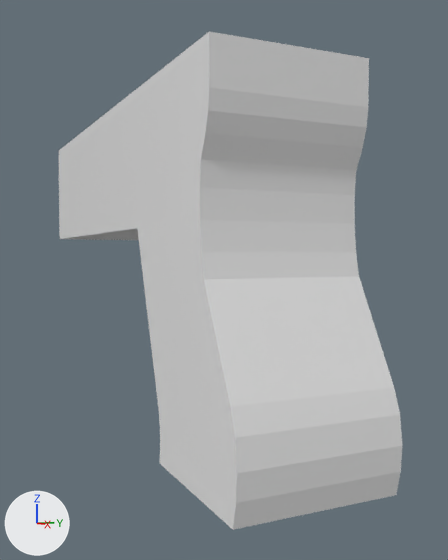
The Blender file Assets/Blender projects/Pistol.blend: old version first, new version second.
Both versions are drawn from a 50 mm lens placed at (9.04, -6.17, 4.54), pointed at (-6.6, 1.26, 3.82). The axes (+X, +Y, +Z) are drawn at lower left. The lights are the same throughout.
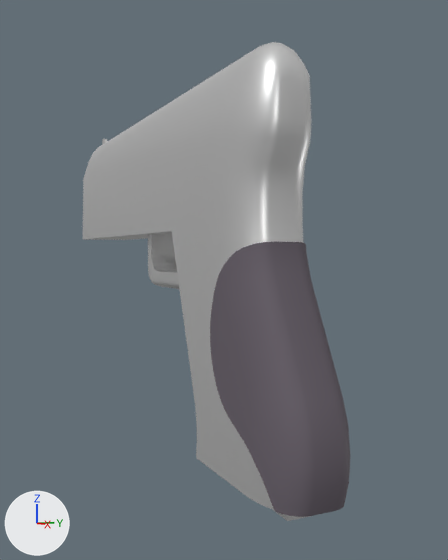
Commit message: Pistol verder bewerkt

Pixel boxes (x1, y1, x2, y2) of what changed, in the pictures (448 x 560 px):
'Cube', surface changed, reshaped (22% narrower)
    before: (59, 31, 403, 530)
    after: (83, 42, 350, 521)
part 1 of me_cube, added
    after: (272, 509, 310, 521)
part 2 of me_cube, rebuilt (22% narrower)
    before: (59, 31, 403, 530)
    after: (83, 42, 350, 517)
part 3 of me_cube, rebuilt (not visible before)
    after: (148, 234, 179, 289)

The edits, one by one:
In material 'Material' (mat_material), metallic goes from 0.0 to 0.816.
Material 'Barrel' (mat_barrel) is new.
Its base color is (0.0237, 0.0237, 0.0237) (black #2b2b2b).
Its specular ior level is 0.0.
Material 'Grip' (mat_grip) is new.
Its base color is (0.142, 0.122, 0.147) (dark grey #69626b).
Its specular ior level is 0.078.
me_cube is used by ob_cube; location (0.0, 0.0, 0.0).
me_cube had 54 vertices, 31 faces and spanned x -14.69..0.15, y -1.72..1.72, z 0.0..8.39.
me_cube now has 862 vertices, 679 faces and spans x -14.69..0.25, y -0.89..0.89, z -0.38..8.94.
me_cube part 1: a new loose piece, a box spanning x -3.42..-0.64, y -0.28..0.28, z -0.38..0.38, in mat_material (white #e7e7e7).
me_cube part 2: the loose piece of 42 vertices spanning x -14.69..0.15, y -1.72..1.72, z 0.0..8.39 is rebuilt with 586 vertices and now spans x -14.69..0.25, y -0.89..0.89, z 0.0..8.94.
me_cube part 3: the loose piece of 12 vertices spanning x -8.0..-4.53, y -0.25..0.25, z 3.61..5.09 is rebuilt with 220 vertices and now spans x -8.0..-4.53, y -0.55..0.55, z 3.61..5.09.
me_cube part 4: the surface is now shaded smooth.
me_cube now uses material mat_grip (dark grey #69626b).
me_cube now uses material mat_barrel (black #2b2b2b).
